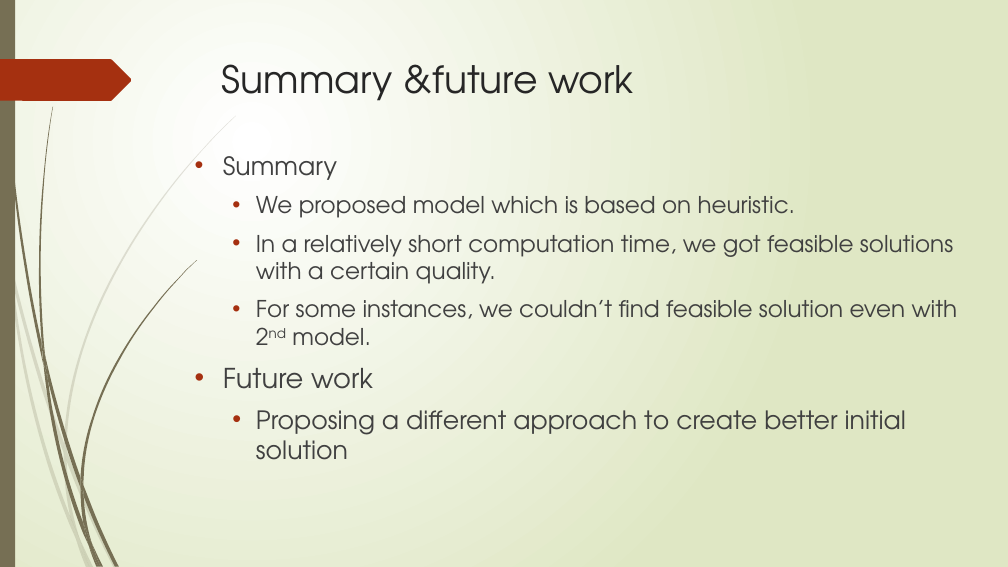
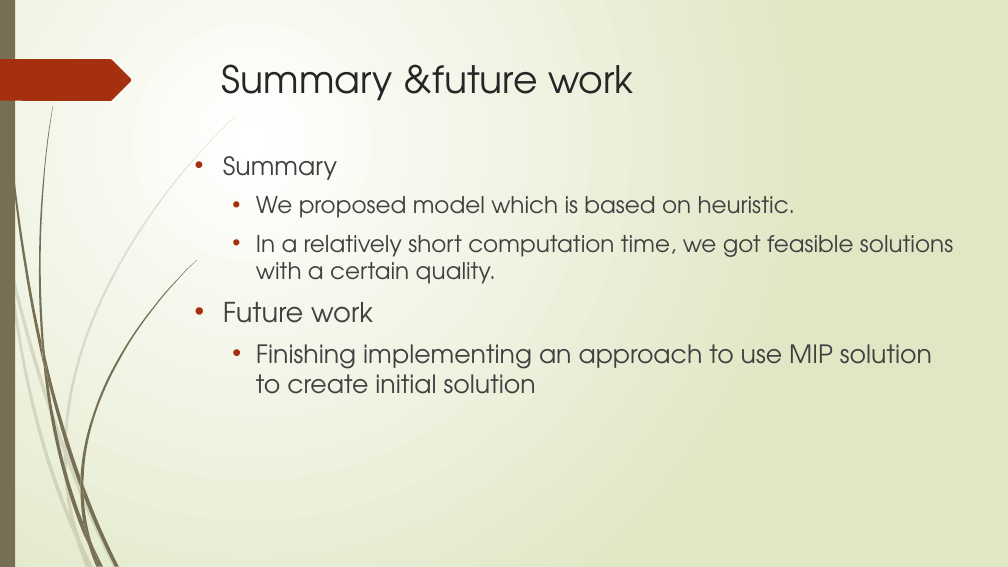
Before and after one commit to r-kurosu/kline_new, a slide deck: slide 67 of 竹田_修論発表.pptx (slide 64 before the commit). Drawn at 1008x567 pixels with LibreOffice and Linux fonts; fonts in the diff are those of the drawing. Boxes give left, top, right and bottom in pixels: in the first picture for what was removed or moved away, otherwise in the second. Text is boxed around its words. In the diff, an @@ line names an element or a change of style, - is before the commit and + after.

```diff
--- a/竹田_修論発表.pptx
+++ b/竹田_修論発表.pptx
@@ text at <box>256,300,958,346</box>: paragraph removed @@
-  • For some instances, we couldn’t find feasible solution even with 2nd model.
@@ text at <box>256,344,932,394</box>: text changed @@
-  • Proposing a different approach to create better initial solution
+  • Finishing implementing an approach to use MIP solution to create initial solution
```
Also in this commit, not shown: 19 other slides changed, 3 slides added.
